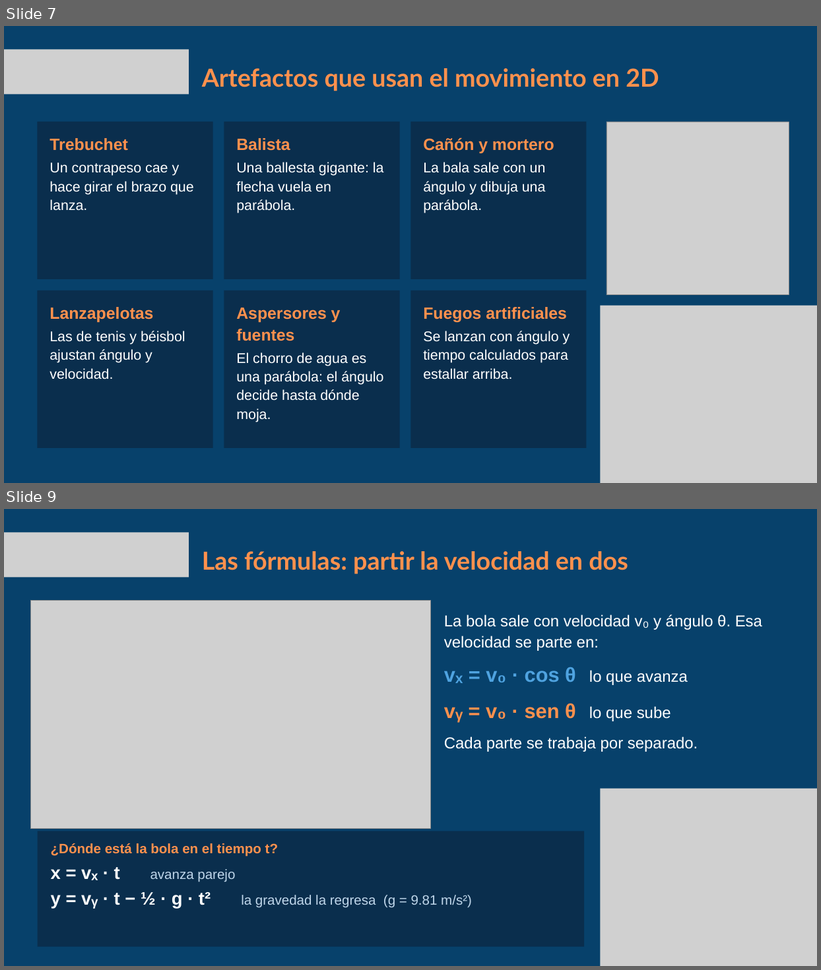
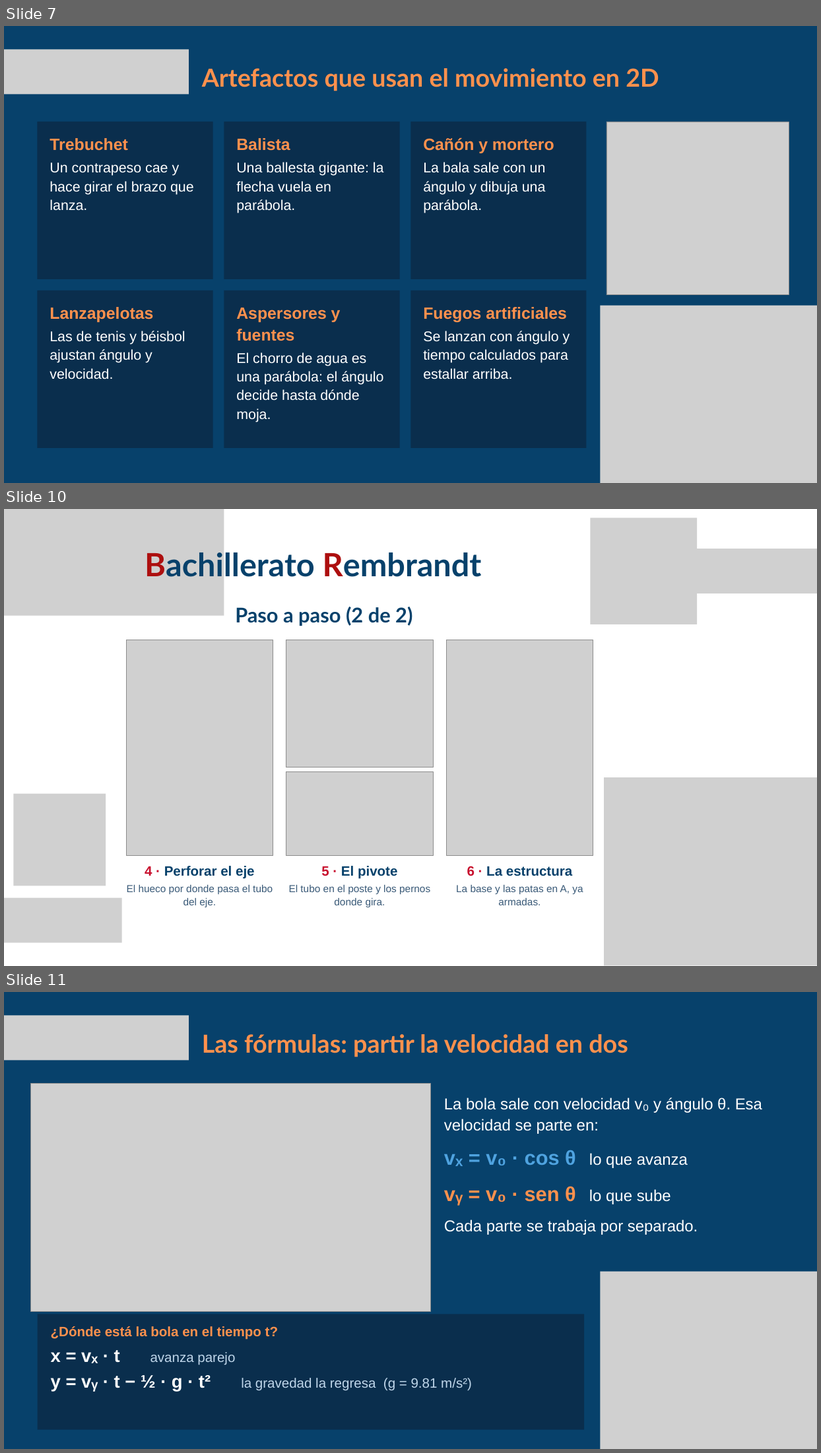
Before and after one commit to ejercitopalomazi9111-arch/mazi-central, a slide deck: escuela/fisica-catapulta/Fisica-catapulta.pptx. Shown one above the other, each under a label of ours: slides 7 and 9 before the commit, slides 7, 10 and 11 after it; the slides between them are not shown. The pictures are 821x970 and 821x1453 pixels, drawn with LibreOffice and Linux fonts; fonts in the diff are those of the drawing; grey boxes stand for pictures. Boxes give left, top, right and bottom in pixels: in the first picture for what was removed or moved away, otherwise in the second. Text is boxed around its words. In the diff, an @@ line names an element or a change of style, - is before the commit and + after.

```diff
--- a/escuela/fisica-catapulta/Fisica-catapulta.pptx
+++ b/escuela/fisica-catapulta/Fisica-catapulta.pptx
@@ slide 10 added at (4,509,817,966), background #FFFFFF @@
@@ picture added at (4,509,224,616) @@
@@ picture added at (590,518,697,625) @@
@@ text added at (145,549,482,583), 56.8 pt, text #07416B, bold @@
+Bachillerato Rembrandt
@@ picture added at (697,549,817,593) @@
@@ text added at (235,607,413,626), 36 pt, text #07416B, bold @@
+Paso a paso (2 de 2)
@@ picture added at (126,640,273,855) @@
@@ picture added at (286,640,433,768) @@
@@ picture added at (446,640,593,855) @@
@@ picture added at (286,772,433,855) @@
@@ picture added at (604,778,817,966) @@
@@ picture added at (13,794,106,887) @@
@@ text added at (127,866,273,908), 18 pt, text #3A5A78 @@
+4 · Perforar el eje
+El hueco por donde pasa el tubo del eje.
@@ text added at (289,866,430,908), 18 pt, text #3A5A78 @@
+5 · El pivote
+El tubo en el poste y los pernos donde gira.
@@ text added at (456,866,583,906), 18 pt, text #3A5A78 @@
+6 · La estructura
+La base y las patas en A, ya armadas.
@@ picture added at (4,898,122,943) @@
@@ what was slide 9 is now slide 11 @@
```
Also in this commit, not shown: 4 slides changed, 1 other slide added, 15 other files.
